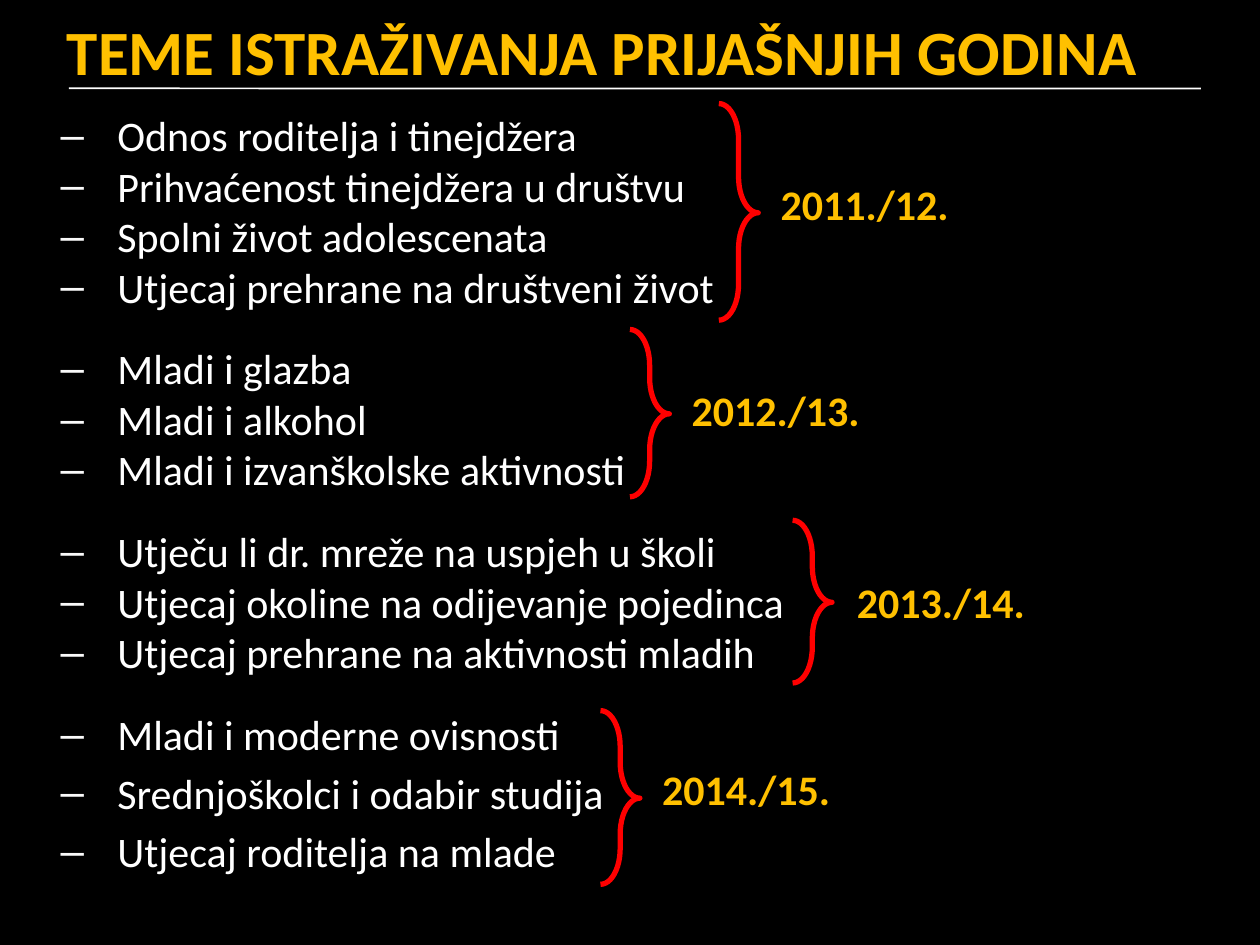
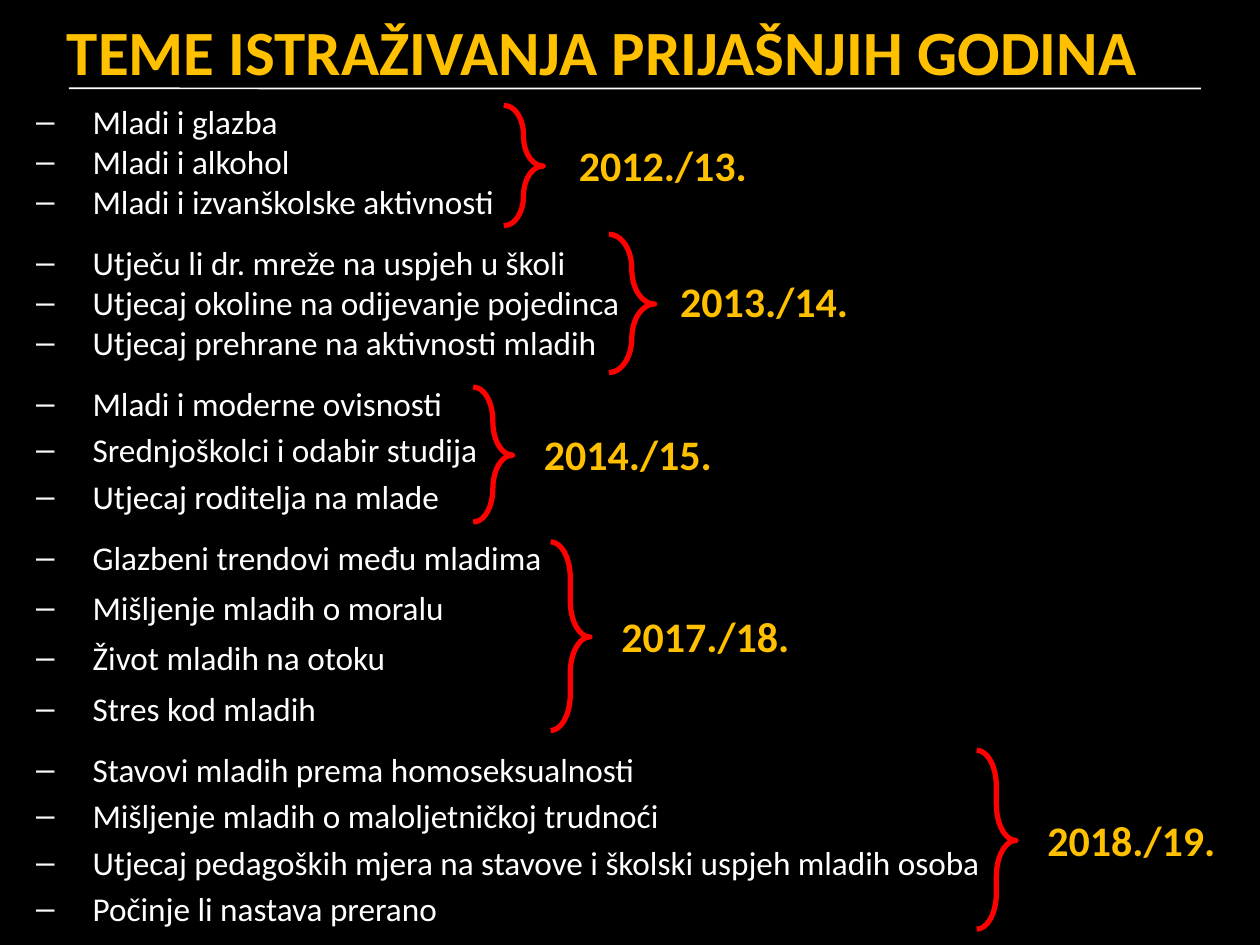
Before and after one commit to srednja-skola/sociologija, a slide deck: slide 6 of data/istrazivanje/002_1_upute_za_istrazivanje.pptx (slide 5 before the commit). Drawn at 1260x945 pixels with LibreOffice and Linux fonts; fonts in the diff are those of the drawing. Boxes give left, top, right and bottom in pixels: in the first picture for what was removed or moved away, otherwise in the second. Text is boxed around its words. In the diff, an @@ line names an element or a change of style, - is before the commit and + after.

```diff
--- a/data/istrazivanje/002_1_upute_za_istrazivanje.pptx
+++ b/data/istrazivanje/002_1_upute_za_istrazivanje.pptx
@@ text "Mladi i glazba": place and size @@
-text "Mladi i glazba" at [117,121,783,875]
+text "Mladi i glazba" at [93,111,979,927]
@@ text at [93,111,618,515]: size 24 to 19 pt in "Mladi i glazba", "Mladi i alkohol", "Mladi i izvanškolske aktivnosti", "Utječu li dr. mreže na uspjeh u ..." and 5 more places; less space between paragraphs @@
@@ right brace: place and size @@
-right brace at [630,329,669,496]
+right brace at [504,106,543,227]
@@ text at [117,121,714,311]: paragraphs removed @@
-– Odnos roditelja i tinejdžera
-– Prihvaćenost tinejdžera u društvu
-– Spolni život adolescenata
-– Utjecaj prehrane na društveni život
@@ text "2012./13.": place and size @@
-text "2012./13." at [692,396,860,428]
+text "2012./13." at [579,151,747,183]
@@ text removed at [781,190,949,222] @@
-2011./12.
@@ right brace: place and size @@
-right brace at [793,520,832,683]
+right brace at [609,234,654,373]
@@ text "2013./14.": place and size @@
-text "2013./14." at [857,588,1025,620]
+text "2013./14." at [680,287,848,319]
@@ right brace: place and size @@
-right brace at [601,711,640,885]
+right brace at [474,387,513,522]
@@ text "2014./15.": place and size @@
-text "2014./15." at [662,775,830,807]
+text "2014./15." at [544,440,712,472]
@@ text at [93,547,979,927]: paragraphs added @@
+– Glazbeni trendovi među mladima
+– Mišljenje mladih o moralu
+– Život mladih na otoku
+– Stres kod mladih
+– Stavovi mladih prema homoseksualnosti
+– Mišljenje mladih o maloljetničkoj trudnoći
+– Utjecaj pedagoških mjera na stavove i školski uspjeh mladih osoba
+– Počinje li nastava prerano
@@ right brace: place and size @@
-right brace at [719,103,759,320]
+right brace at [551,542,590,731]
@@ text added at [621,622,789,654], 24 pt, text #FFC000, bold @@
+2017./18.
@@ right brace added at [976,750,1016,929], outline #FF0000 3 pt @@
@@ text added at [1047,826,1215,858], 24 pt, text #FFC000, bold @@
+2018./19.
```
Also in this commit, not shown: 3 other slides changed, 1 slide added, 1 other file.
